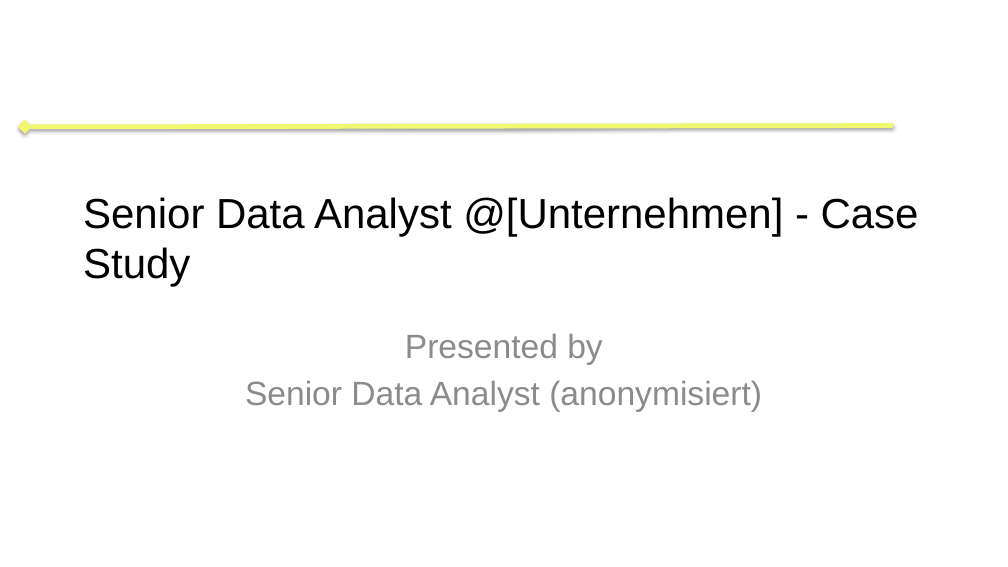
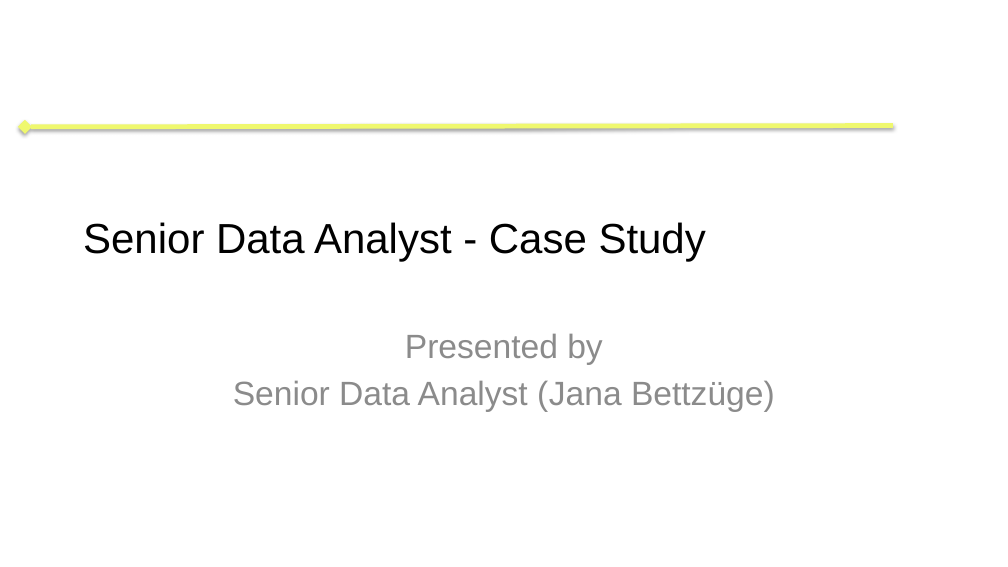
Before and after one commit to jana212/portfolio, a slide deck: slide 1 of showcases/sales_insights/assets/sales_insight_case_study_anonymized.pptx. Drawn at 1008x567 pixels with LibreOffice and Linux fonts; fonts in the diff are those of the drawing; background and template pictures are left out. Boxes give left, top, right and bottom in pixels: in the first picture for what was removed or moved away, otherwise in the second. Text is boxed around its words. In the diff, an @@ line names an element or a change of style, - is before the commit and + after.

```diff
--- a/showcases/sales_insights/assets/sales_insight_case_study_anonymized.pptx
+++ b/showcases/sales_insights/assets/sales_insight_case_study_anonymized.pptx
@@ title at <box>83,222,706,262</box>: text changed @@
-Senior Data Analyst @[Unternehmen] - Case Study
+Senior Data Analyst - Case Study
@@ subtitle at <box>233,380,775,412</box>: text changed @@
-Senior Data Analyst (anonymisiert)
+Senior Data Analyst (Jana Bettzüge)
```
Also in this commit, not shown: 13 other slides changed, 1 other file.
